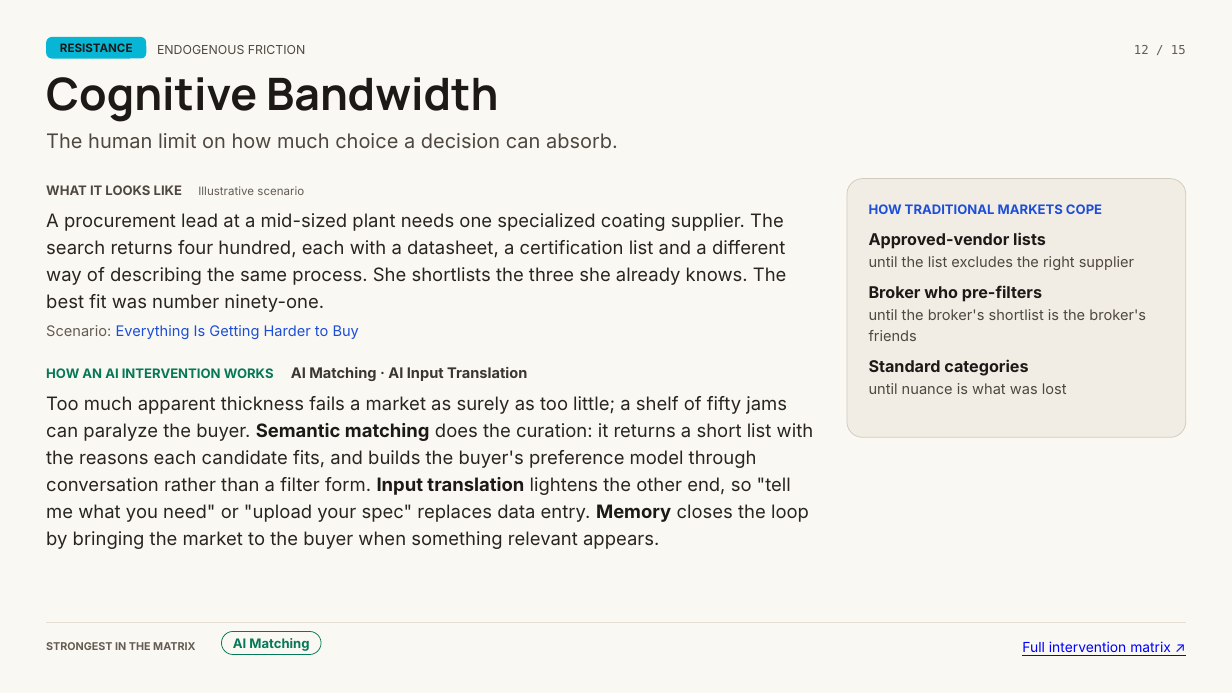
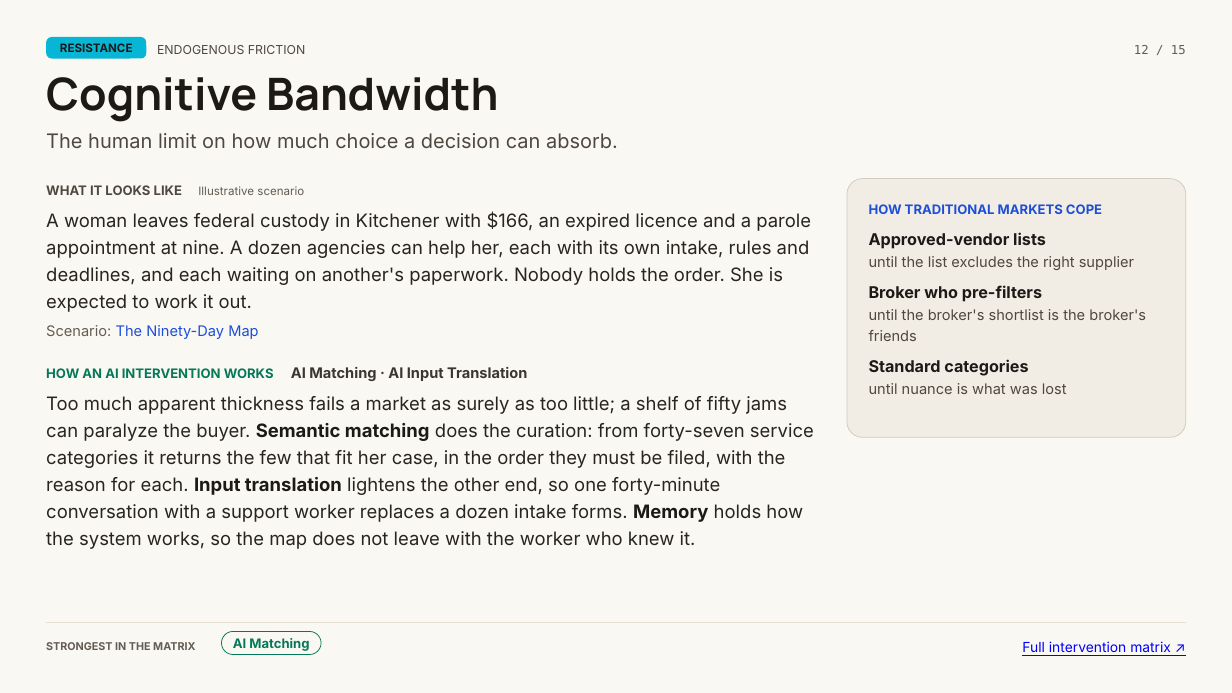
Before and after one commit to DeeperPoint/deeperpoint.github.io, a slide deck: slide 12 of cards/resistance-cards.pptx. Drawn at 1232x693 pixels with LibreOffice and Linux fonts; fonts in the diff are those of the drawing. Boxes give left, top, right and bottom in pixels: in the first picture for what was removed or moved away, otherwise in the second. Text is boxed around its words. In the diff, an @@ line names an element or a change of style, - is before the commit and + after.

```diff
--- a/cards/resistance-cards.pptx
+++ b/cards/resistance-cards.pptx
@@ text at bbox=[46, 212, 811, 339]: text changed @@
-A procurement lead at a mid-sized plant needs one specialized coating supplier. The search returns four hundred, each with a datasheet, a certification list and a different way of describing the same process. She shortlists the three she already knows. The best fit was number ninety-one.
-Scenario: Everything Is Getting Harder to Buy
+A woman leaves federal custody in Kitchener with $166, an expired licence and a parole appointment at nine. A dozen agencies can help her, each with its own intake, rules and deadlines, and each waiting on another's paperwork. Nobody holds the order. She is expected to work it out.
+Scenario: The Ninety-Day Map
@@ text at bbox=[46, 396, 814, 549]: text changed @@
-Too much apparent thickness fails a market as surely as too little; a shelf of fifty jams can paralyze the buyer. Semantic matching does the curation: it returns a short list with the reasons each candidate fits, and builds the buyer's preference model through conversation rather than a filter form. Input translation lightens the other end, so "tell me what you need" or "upload your spec" replaces data entry. Memory closes the loop by bringing the market to the buyer when something relevant appears.
+Too much apparent thickness fails a market as surely as too little; a shelf of fifty jams can paralyze the buyer. Semantic matching does the curation: from forty-seven service categories it returns the few that fit her case, in the order they must be filed, with the reason for each. Input translation lightens the other end, so one forty-minute conversation with a support worker replaces a dozen intake forms. Memory holds how the system works, so the map does not leave with the worker who knew it.
```
Also in this commit, not shown: 3 other slides changed, 14 other files.
